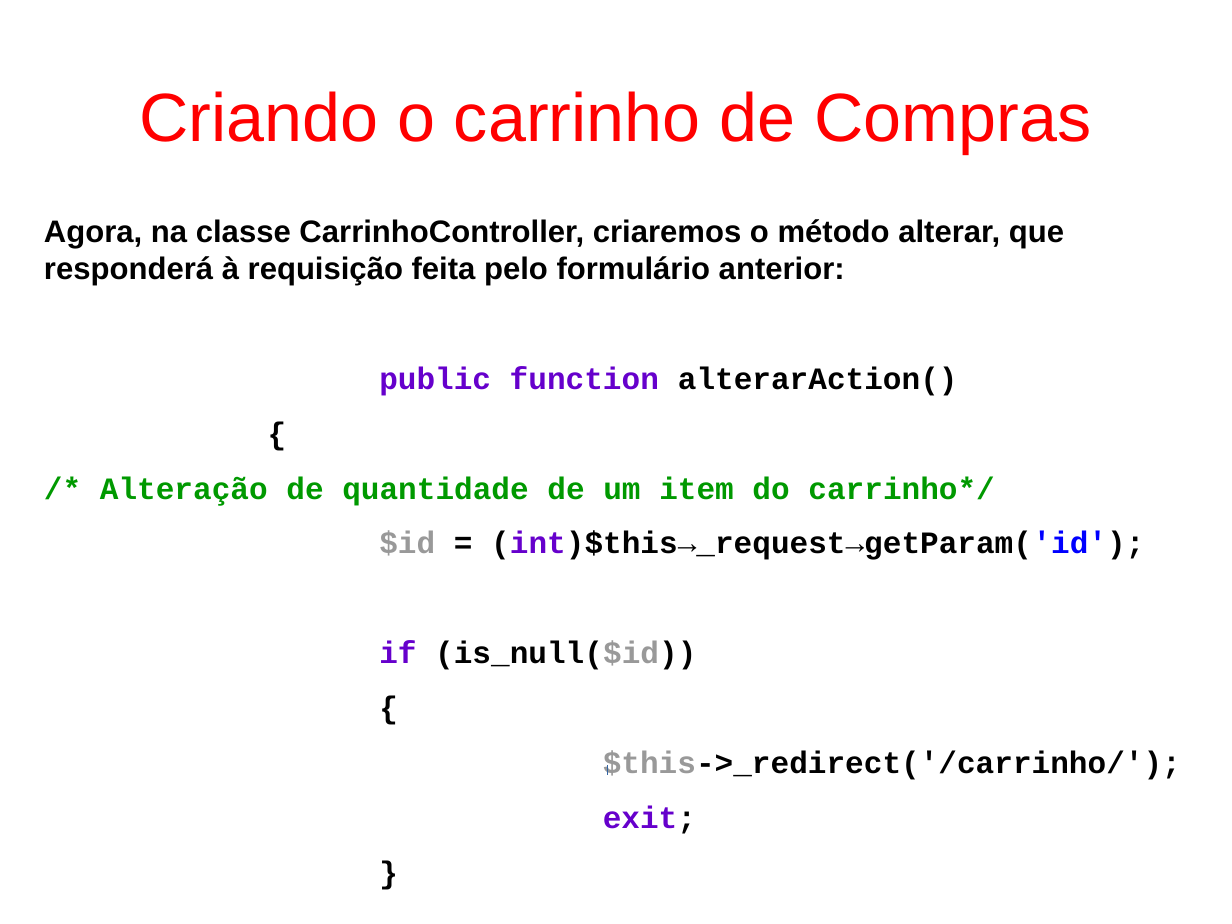
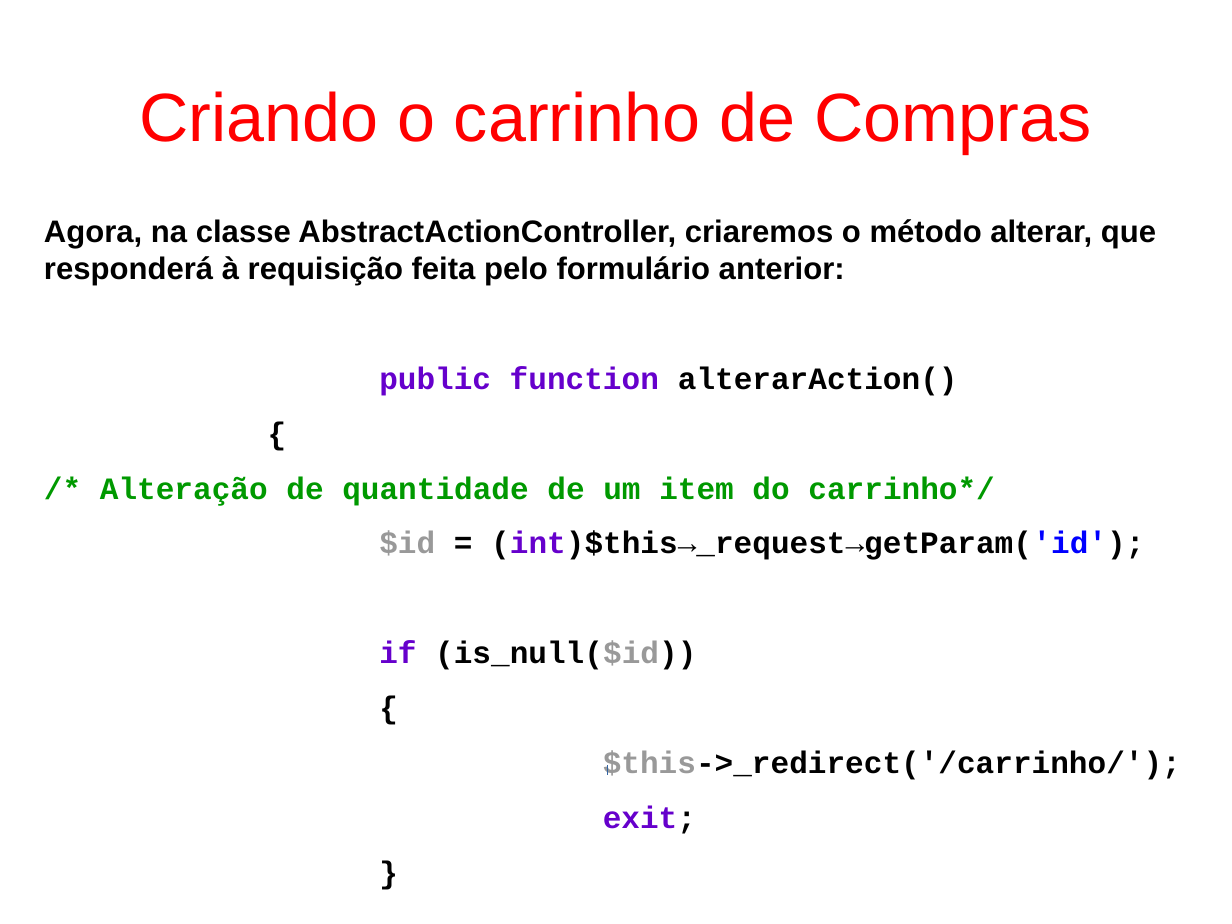
Before and after one commit to fgsl/lojasacme, a slide deck: slide 98 of docs/tutorial.odp. Drawn at 1232x924 pixels with LibreOffice and Linux fonts; fonts in the diff are those of the drawing. Boxes give left, top, right and bottom in pixels: in the first picture for what was removed or moved away, otherwise in the second. Text is boxed around its words. In the diff, an @@ line names an element or a change of style, - is before the commit and + after.

```diff
--- a/docs/tutorial.odp
+++ b/docs/tutorial.odp
@@ text at <box>44,219,1156,285</box>: text changed @@
-Agora, na classe CarrinhoController, criaremos o método alterar, que responderá à requisição feita pelo formulário anterior:
+Agora, na classe AbstractActionController, criaremos o método alterar, que responderá à requisição feita pelo formulário anterior:
```
Also in this commit, not shown: 34 other slides changed, 1 other file.
